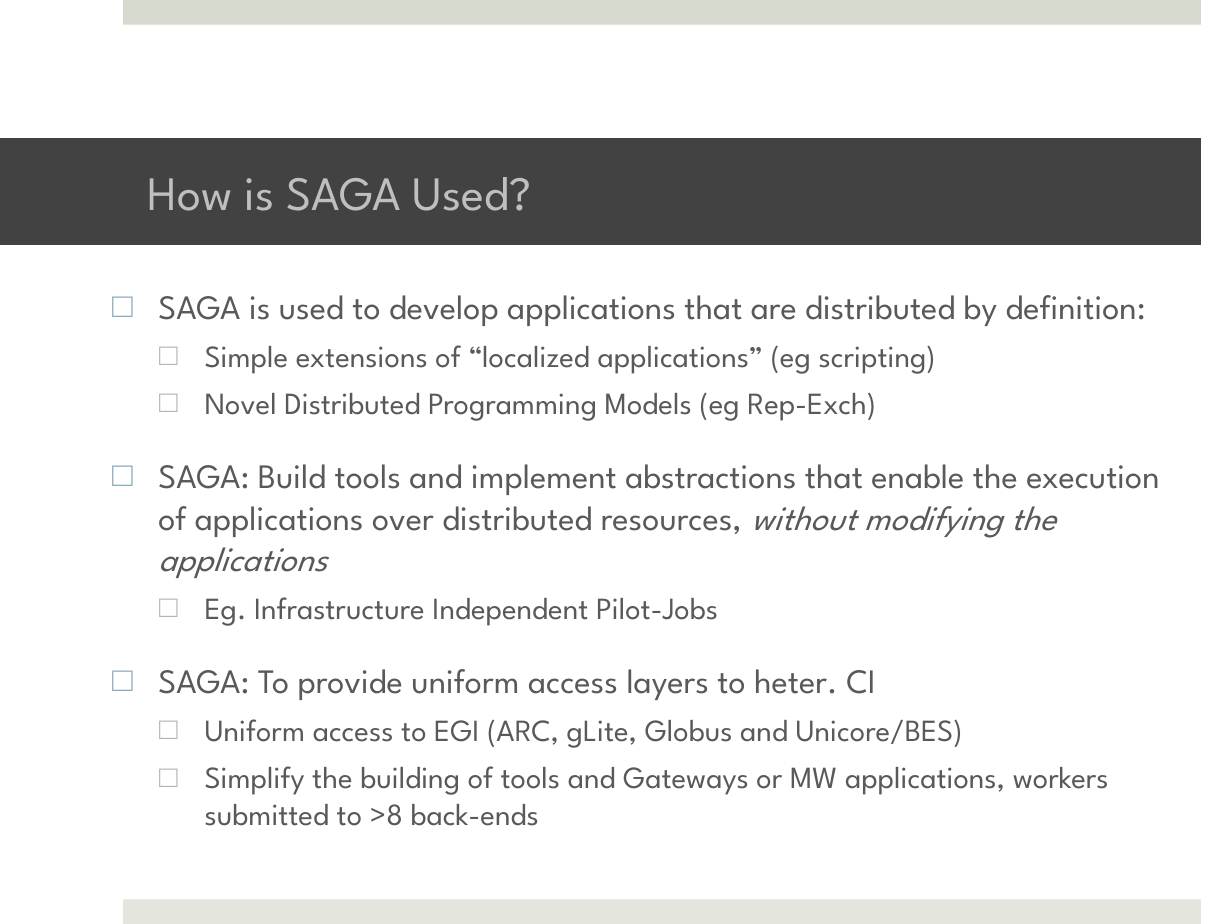
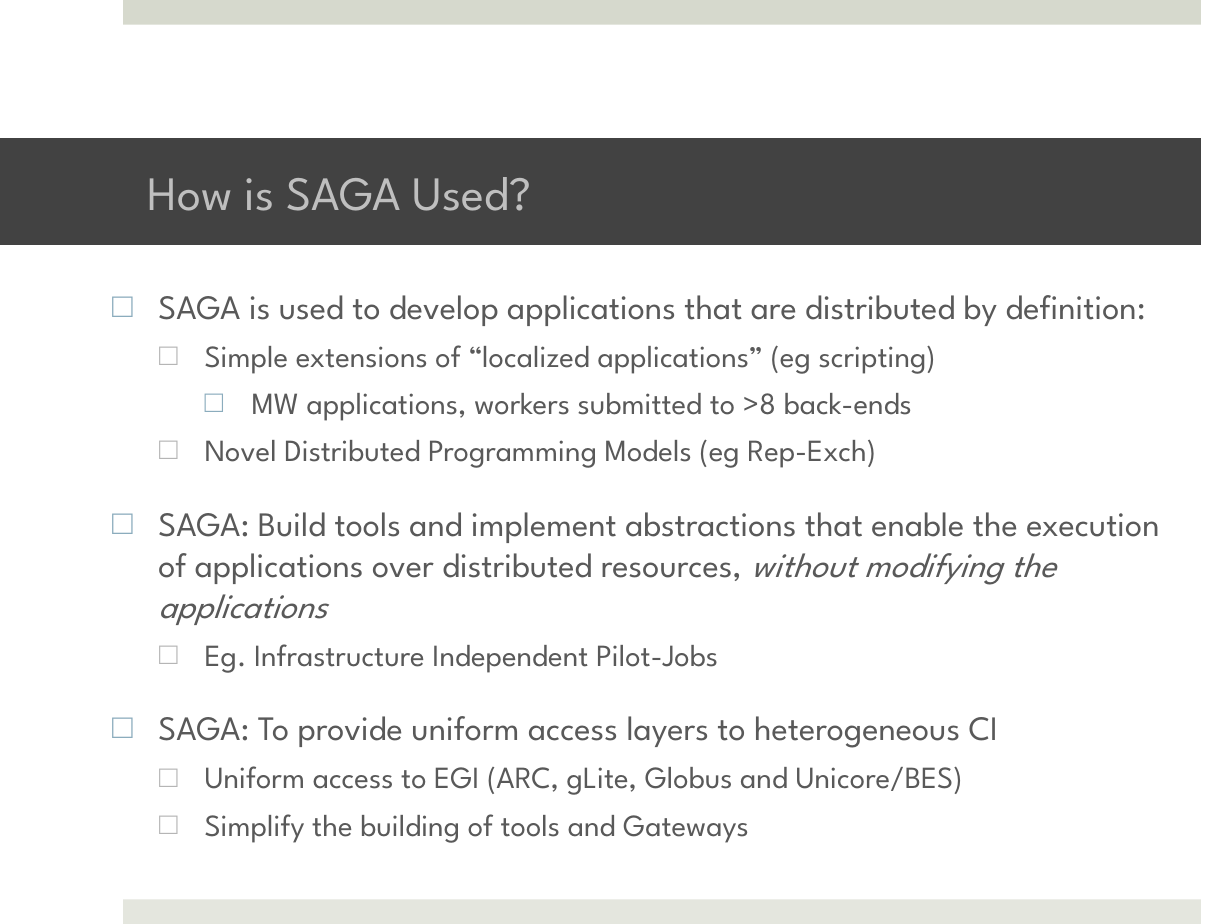
Before and after one commit to saga-project/saga-cpp-legacy-projects, a slide deck: slide 8 of tutorial/general_tutorial/SAGA-Intro-Conclusion.pptx. Drawn at 1232x924 pixels with LibreOffice and Linux fonts; fonts in the diff are those of the drawing; background and template pictures are left out. Boxes give left, top, right and bottom in pixels: in the first picture for what was removed or moved away, otherwise in the second. Text is boxed around its words. In the diff, an @@ line names an element or a change of style, - is before the commit and + after.

Commit message:
Final tweaks to SAGA Intro+Conclusion
     Andre: I will stop the Introd at Slide 8. And restart at Slide 8

```diff
--- a/tutorial/general_tutorial/SAGA-Intro-Conclusion.pptx
+++ b/tutorial/general_tutorial/SAGA-Intro-Conclusion.pptx
@@ text at (252,393,912,421): paragraph added @@
+    □ MW applications, workers submitted to >8 back-ends
@@ text at (158,716,998,748): text changed @@
-□ SAGA: To provide uniform access layers to heter. CI
+□ SAGA: To provide uniform access layers to heterogeneous CI
@@ text at (205,814,749,843): text changed @@
-  □ Simplify the building of tools and Gateways or MW applications, workers submitted to >8 back-ends
+  □ Simplify the building of tools and Gateways
```
Also in this commit, not shown: 4 other slides changed, 1 slide added, 1 slide removed, 1 other file.
